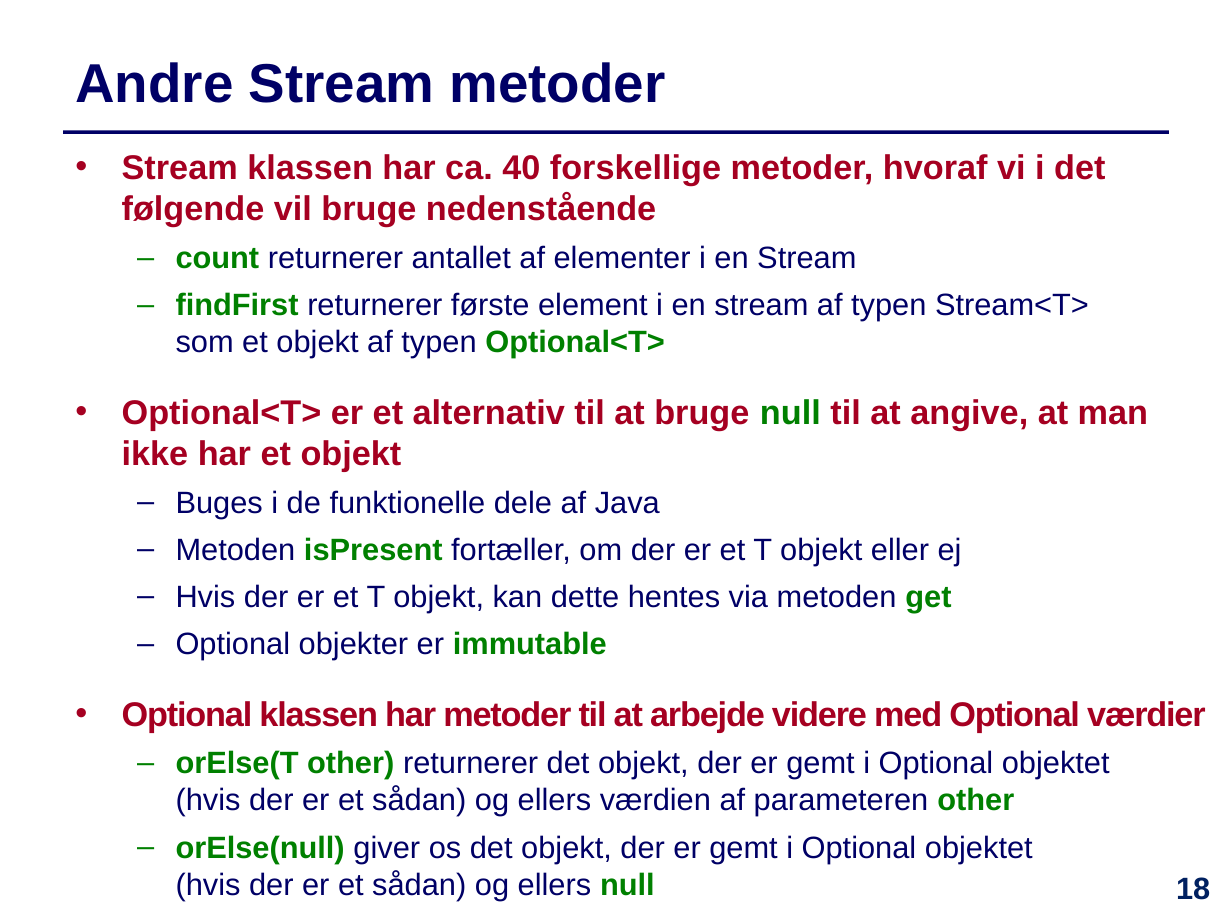
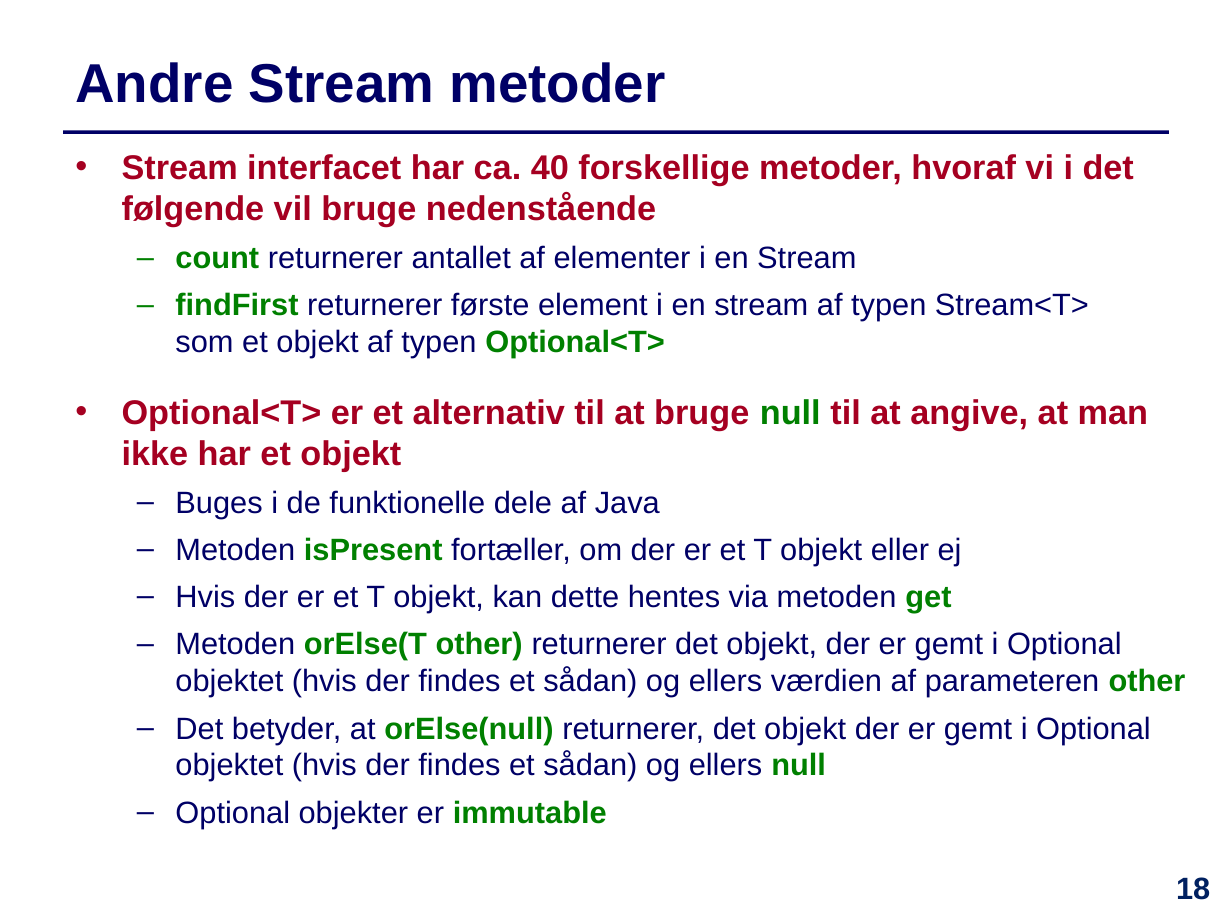
Before and after one commit to IntProgAU/Materiale, a slide deck: slide 18 of web/e23/uge_5b/Slides-Uge5-Torsdag.pptx. Drawn at 1232x924 pixels with LibreOffice and Linux fonts; fonts in the diff are those of the drawing. Boxes give left, top, right and bottom in pixels: in the first picture for what was removed or moved away, otherwise in the second. Text is boxed around its words. In the diff, an @@ line names an element or a change of style, - is before the commit and + after.

```diff
--- a/web/e23/uge_5b/Slides-Uge5-Torsdag.pptx
+++ b/web/e23/uge_5b/Slides-Uge5-Torsdag.pptx
@@ text at (122, 154, 1134, 227): text changed @@
-• Stream klassen har ca. 40 forskellige metoder, hvoraf vi i det følgende vil bruge nedenstående
+• Stream interfacet har ca. 40 forskellige metoder, hvoraf vi i det følgende vil bruge nedenstående
@@ text at (175, 631, 1186, 781): paragraphs added @@
+  – Metoden orElse(T other) returnerer det objekt, der er gemt i Optional objektet (hvis der findes et sådan) og ellers værdien af parameteren other
+  – Det betyder, at orElse(null) returnerer, det objekt der er gemt i Optional objektet (hvis der findes et sådan) og ellers null
@@ text at (122, 701, 1206, 900): paragraphs removed @@
-• Optional klassen har metoder til at arbejde videre med Optional værdier
-  – orElse(T other) returnerer det objekt, der er gemt i Optional objektet
-    (hvis der er et sådan) og ellers værdien af parameteren other
-  – orElse(null) giver os det objekt, der er gemt i Optional objektet
-    (hvis der er et sådan) og ellers null
```
Also in this commit, not shown: 8 other slides changed, 1 slide added, 1 other file.
